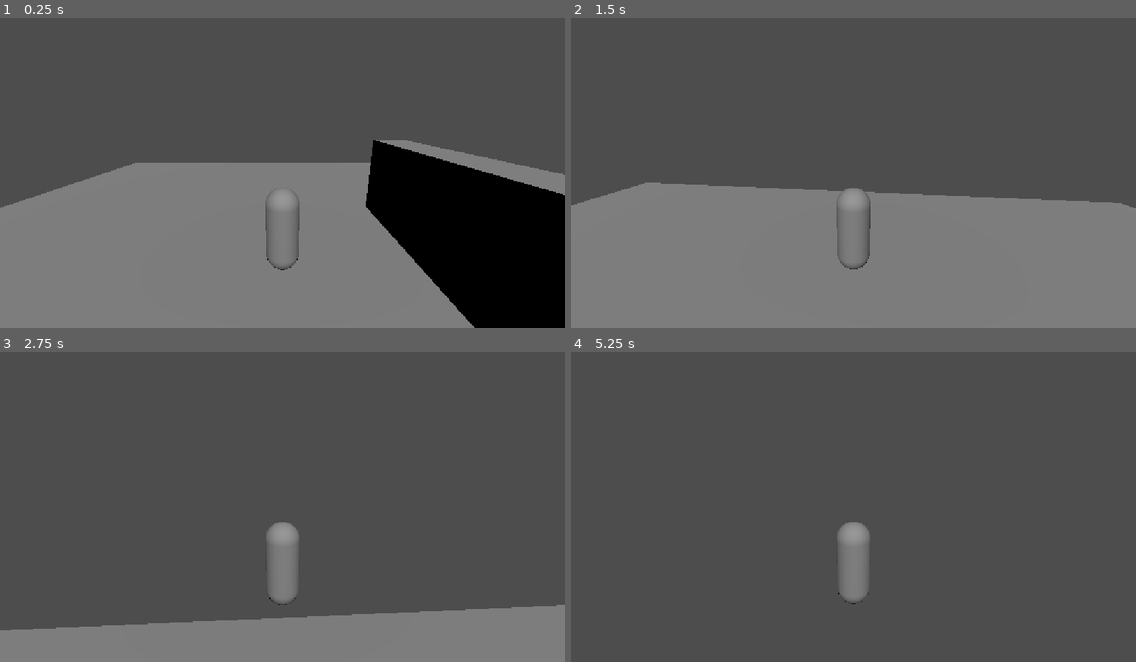
Above: before the commit, frames 1-4 (two rows, left to right).
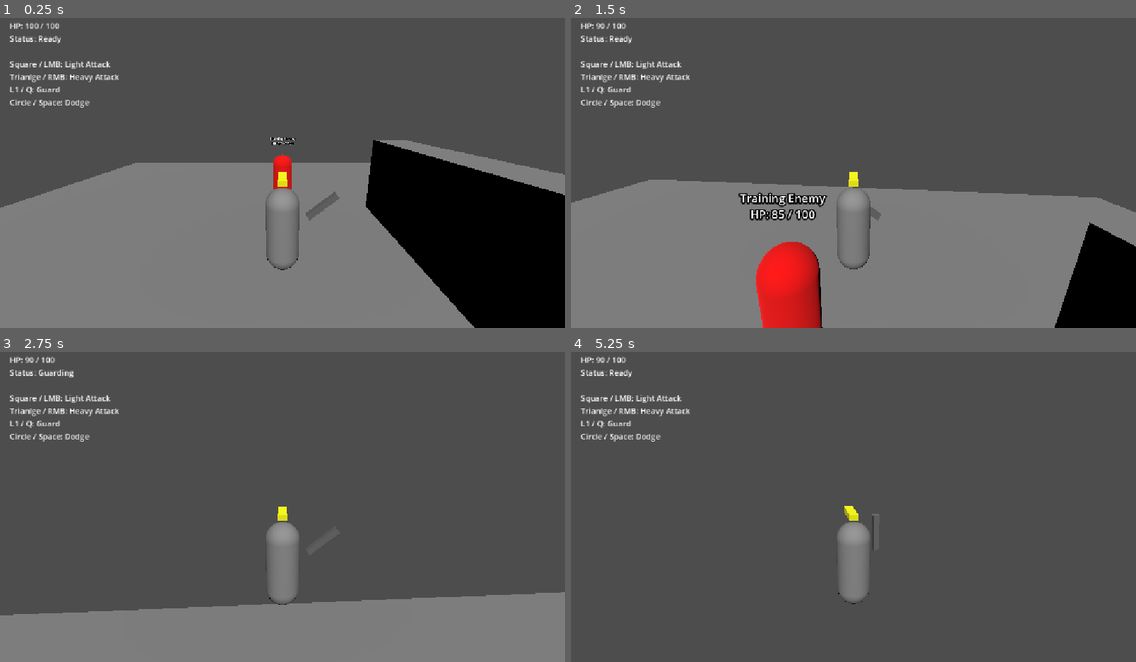
Above: after the commit, the same moments.

Repository: MelodyMan31/guildd-rpg-prototype
Game: Godot game, scene res://scenes/worlds/movement_test.tscn
Same seed, same stepped clock (60 frames per second), same inputs: the game is played once before the commit and once after it.
Inputs (mouse positions are in pixels of both pictures, inside the frame that each line leads up to):
- Up to frame 1 (0.25 s): no input
- Up to frame 2 (1.5 s): tap Enter at 0.5 s; move the mouse to (881, 166) at 0.52 s; hold W (move_forward) from 0.53 s (still down); tap Space (dodge) at 0.6 s; click (881, 166) at 0.8 s; move the mouse to (825, 169) at 1.27 s; click (825, 169) at 1.35 s
- Up to frame 3 (2.75 s): keep holding W (move_forward); tap Q (guard, bound only after the commit) at 1.55 s; move the mouse to (293, 497) at 2.02 s; hold Q (guard, bound only after the commit) from 2.03 s (still down); click (293, 497) at 2.17 s; right-click (293, 497) at 2.3 s
- Up to frame 4 (5.25 s): keep holding W (move_forward); move the mouse to (847, 507) at 2.77 s; release Q (guard, bound only after the commit) at 2.78 s; right-click (847, 507) at 2.85 s; click (847, 507) at 2.92 s; tap Space (dodge) at 3.05, 3.5, 3.6, 5 s; move the mouse to (893, 507) at 3.52 s; click (893, 507) at 3.8 s; tap Enter at 4.25 s; move the mouse to (808, 500) at 4.27 s; click (808, 500) at 4.35 s; tap Q (guard, bound only after the commit) at 4.55 s; move the mouse to (859, 503) at 5.02 s; hold Shift (sprint) from 5.03 s (still down); click (859, 503) at 5.17 s

The runs differ from the first frame. In frame 1, 1.4% of the frame differs, in the area x 1-61%, y 1-66%; in frame 2, 9.3%, in the area x 0-100%, y 1-100%; in frame 3, 5.5%; in frame 4, 1.0%.

Commit message:
Milestone 2: Basic Combat and Enemy AI
Added modular player combat, reusable health components, sword attacks, guarding, a training enemy with basic AI, and a combat HUD. Preserved keyboard and DualSense support.

Diff:
--- a/project.godot
+++ b/project.godot
@@ -46,24 +46,6 @@
 , Object(InputEventJoypadMotion,"resource_local_to_scene":false,"resource_name":"","device":-1,"axis":0,"axis_value":1.0,"script":null)
 ]
 }
-interact={
-"deadzone": 0.2,
-"events": [Object(InputEventKey,"resource_local_to_scene":false,"resource_name":"","device":-1,"window_id":0,"alt_pressed":false,"shift_pressed":false,"ctrl_pressed":false,"meta_pressed":false,"pressed":false,"keycode":0,"physical_keycode":69,"key_label":0,"unicode":101,"location":0,"echo":false,"script":null)
-, Object(InputEventJoypadButton,"resource_local_to_scene":false,"resource_name":"","device":-1,"button_index":0,"pressure":0.0,"pressed":true,"script":null)
-]
-}
-dodge={
-"deadzone": 0.2,
-"events": [Object(InputEventKey,"resource_local_to_scene":false,"resource_name":"","device":-1,"window_id":0,"alt_pressed":false,"shift_pressed":false,"ctrl_pressed":false,"meta_pressed":false,"pressed":false,"keycode":0,"physical_keycode":32,"key_label":0,"unicode":32,"location":0,"echo":false,"script":null)
-, Object(InputEventJoypadButton,"resource_local_to_scene":false,"resource_name":"","device":-1,"button_index":1,"pressure":0.0,"pressed":true,"script":null)
-]
-}
-light_attack={
-"deadzone": 0.2,
-"events": [Object(InputEventMouseButton,"resource_local_to_scene":false,"resource_name":"","device":-1,"window_id":0,"alt_pressed":false,"shift_pressed":false,"ctrl_pressed":false,"meta_pressed":false,"button_mask":1,"position":Vector2(198, 21),"global_position":Vector2(210, 81),"factor":1.0,"button_index":1,"canceled":false,"pressed":true,"double_click":true,"script":null)
-, Object(InputEventJoypadButton,"resource_local_to_scene":false,"resource_name":"","device":-1,"button_index":2,"pressure":0.0,"pressed":true,"script":null)
-]
-}
 camera_left={
 "deadzone": 0.2,
 "events": [Object(InputEventJoypadMotion,"resource_local_to_scene":false,"resource_name":"","device":-1,"axis":2,"axis_value":-1.0,"script":null)
@@ -90,6 +72,36 @@
 , Object(InputEventJoypadButton,"resource_local_to_scene":false,"resource_name":"","device":-1,"button_index":7,"pressure":0.0,"pressed":true,"script":null)
 ]
 }
+dodge={
+"deadzone": 0.2,
+"events": [Object(InputEventKey,"resource_local_to_scene":false,"resource_name":"","device":-1,"window_id":0,"alt_pressed":false,"shift_pressed":false,"ctrl_pressed":false,"meta_pressed":false,"pressed":false,"keycode":0,"physical_keycode":32,"key_label":0,"unicode":32,"location":0,"echo":false,"script":null)
+, Object(InputEventJoypadButton,"resource_local_to_scene":false,"resource_name":"","device":-1,"button_index":1,"pressure":0.0,"pressed":true,"script":null)
+]
+}
+interact={
+"deadzone": 0.2,
+"events": [Object(InputEventKey,"resource_local_to_scene":false,"resource_name":"","device":-1,"window_id":0,"alt_pressed":false,"shift_pressed":false,"ctrl_pressed":false,"meta_pressed":false,"pressed":false,"keycode":0,"physical_keycode":69,"key_label":0,"unicode":101,"location":0,"echo":false,"script":null)
+, Object(InputEventJoypadButton,"resource_local_to_scene":false,"resource_name":"","device":-1,"button_index":0,"pressure":0.0,"pressed":true,"script":null)
+]
+}
+light_attack={
+"deadzone": 0.2,
+"events": [Object(InputEventMouseButton,"resource_local_to_scene":false,"resource_name":"","device":-1,"window_id":0,"alt_pressed":false,"shift_pressed":false,"ctrl_pressed":false,"meta_pressed":false,"button_mask":1,"position":Vector2(198, 21),"global_position":Vector2(210, 81),"factor":1.0,"button_index":1,"canceled":false,"pressed":true,"double_click":true,"script":null)
+, Object(InputEventJoypadButton,"resource_local_to_scene":false,"resource_name":"","device":-1,"button_index":2,"pressure":0.0,"pressed":true,"script":null)
+]
+}
+heavy_attack={
+"deadzone": 0.2,
+"events": [Object(InputEventMouseButton,"resource_local_to_scene":false,"resource_name":"","device":-1,"window_id":0,"alt_pressed":false,"shift_pressed":false,"ctrl_pressed":false,"meta_pressed":false,"button_mask":2,"position":Vector2(295, 18),"global_position":Vector2(307, 78),"factor":1.0,"button_index":2,"canceled":false,"pressed":true,"double_click":false,"script":null)
+, Object(InputEventJoypadButton,"resource_local_to_scene":false,"resource_name":"","device":-1,"button_index":3,"pressure":0.0,"pressed":true,"script":null)
+]
+}
+guard={
+"deadzone": 0.2,
+"events": [Object(InputEventKey,"resource_local_to_scene":false,"resource_name":"","device":-1,"window_id":0,"alt_pressed":false,"shift_pressed":false,"ctrl_pressed":false,"meta_pressed":false,"pressed":false,"keycode":0,"physical_keycode":81,"key_label":0,"unicode":113,"location":0,"echo":false,"script":null)
+, Object(InputEventJoypadButton,"resource_local_to_scene":false,"resource_name":"","device":-1,"button_index":9,"pressure":0.0,"pressed":true,"script":null)
+]
+}
 
 [physics]
 
--- /dev/null
+++ b/scenes/enemies/training_enemy.tscn
@@ -0,0 +1,39 @@
+[gd_scene format=3 uid="uid://ki7mle1eb260"]
+
+[ext_resource type="Script" uid="uid://cpmpt1lw71q8u" path="res://scripts/combat/health.gd" id="1_6ux4j"]
+
+[sub_resource type="GDScript" id="GDScript_6ux4j"]
+
+[sub_resource type="CapsuleShape3D" id="CapsuleShape3D_15bg8"]
+radius = 0.35
+height = 1.8
+
+[sub_resource type="StandardMaterial3D" id="StandardMaterial3D_e0k1j"]
+albedo_color = Color(1, 0, 0, 1)
+
+[sub_resource type="CapsuleMesh" id="CapsuleMesh_6ux4j"]
+radius = 0.35
+height = 1.8
+
+[node name="TrainingEnemy" type="CharacterBody3D" unique_id=1219595146]
+collision_layer = 4
+collision_mask = 3
+script = SubResource("GDScript_6ux4j")
+
+[node name="CollisionShape3D" type="CollisionShape3D" parent="." unique_id=534172034]
+shape = SubResource("CapsuleShape3D_15bg8")
+
+[node name="Visual" type="Node3D" parent="." unique_id=1712704833]
+
+[node name="BodyMesh" type="MeshInstance3D" parent="Visual" unique_id=1564696138]
+material_override = SubResource("StandardMaterial3D_e0k1j")
+mesh = SubResource("CapsuleMesh_6ux4j")
+
+[node name="Health" type="Node" parent="." unique_id=2130581413]
+script = ExtResource("1_6ux4j")
+
+[node name="HPLabel" type="Label3D" parent="." unique_id=1909329587]
+transform = Transform3D(1, 0, 0, 0, 1, 0, 0, 0, 1, 0, 1.4, 0)
+billboard = 1
+text = "Training Enemy"
+font_size = 24
--- a/scenes/player/player.tscn
+++ b/scenes/player/player.tscn
@@ -1,6 +1,8 @@
 [gd_scene format=3 uid="uid://cctc1ift2tvtn"]
 
 [ext_resource type="Script" uid="uid://o6l66e6g57uu" path="res://scripts/player/player.gd" id="1_8afob"]
+[ext_resource type="Script" uid="uid://cpmpt1lw71q8u" path="res://scripts/combat/health.gd" id="2_gmlin"]
+[ext_resource type="Script" uid="uid://i1m51wovkxry" path="res://scripts/player/player_combat.gd" id="3_lvxji"]
 
 [sub_resource type="CapsuleShape3D" id="CapsuleShape3D_hlim7"]
 radius = 0.35
@@ -10,19 +12,34 @@
 radius = 0.35
 height = 1.8
 
-[sub_resource type="BoxMesh" id="BoxMesh_dlsu6"]
-custom_aabb = AABB(0, 0.3, -0.38, 0, 0, 0)
-size = Vector3(0.18, 0.18, 0.12)
+[sub_resource type="StandardMaterial3D" id="StandardMaterial3D_c5bkc"]
+albedo_color = Color(1, 1, 0, 1)
 
-[sub_resource type="StandardMaterial3D" id="StandardMaterial3D_o5qtk"]
-albedo_color = Color(0, 1, 1, 1)
+[sub_resource type="BoxMesh" id="BoxMesh_8afob"]
+size = Vector3(0.18, 0.12, 0.65)
+
+[sub_resource type="StandardMaterial3D" id="StandardMaterial3D_5fh0d"]
+albedo_color = Color(0.41368303, 0.4136831, 0.41368303, 1)
+
+[sub_resource type="BoxMesh" id="BoxMesh_hlim7"]
+size = Vector3(0.13, 0.8, 0.13)
+
+[sub_resource type="BoxShape3D" id="BoxShape3D_dlsu6"]
+size = Vector3(1.7, 1.6, 2.1)
 
 [node name="Player" type="CharacterBody3D" unique_id=1950447967]
 collision_layer = 2
+collision_mask = 5
 script = ExtResource("1_8afob")
 
 [node name="CollisionShape3D" type="CollisionShape3D" parent="." unique_id=1407251439]
 shape = SubResource("CapsuleShape3D_hlim7")
+
+[node name="Health" type="Node" parent="." unique_id=659534847]
+script = ExtResource("2_gmlin")
+
+[node name="Combat" type="Node" parent="." unique_id=1053259325]
+script = ExtResource("3_lvxji")
 
 [node name="Visual" type="Node3D" parent="." unique_id=1611654310]
 
@@ -30,8 +47,25 @@
 mesh = SubResource("CapsuleMesh_5fh0d")
 
 [node name="FacingMarker" type="MeshInstance3D" parent="Visual" unique_id=901971739]
-mesh = SubResource("BoxMesh_dlsu6")
-surface_material_override/0 = SubResource("StandardMaterial3D_o5qtk")
+transform = Transform3D(1, 0, 0, 0, 1, 0, 0, 0, 1, 0, 1.02, -0.27)
+material_override = SubResource("StandardMaterial3D_c5bkc")
+mesh = SubResource("BoxMesh_8afob")
+
+[node name="SwordPivot" type="Node3D" parent="Visual" unique_id=2118113115]
+transform = Transform3D(1, 0, 0, 0, 1, 0, 0, 0, 1, 0.55, 0.15, -0.25)
+
+[node name="Blade" type="MeshInstance3D" parent="Visual/SwordPivot" unique_id=863968848]
+transform = Transform3D(1, 0, 0, 0, 1, 0, 0, 0, 1, 0, 0.4, 0)
+material_override = SubResource("StandardMaterial3D_5fh0d")
+mesh = SubResource("BoxMesh_hlim7")
+
+[node name="AttackArea" type="Area3D" parent="Visual" unique_id=2008653213]
+transform = Transform3D(1, 0, 0, 0, 1, 0, 0, 0, 1, 0, 0, -1.3)
+collision_layer = 0
+collision_mask = 4
+
+[node name="CollisionShape3D" type="CollisionShape3D" parent="Visual/AttackArea" unique_id=366668293]
+shape = SubResource("BoxShape3D_dlsu6")
 
 [node name="CameraPivot" type="Node3D" parent="." unique_id=918691904]
 transform = Transform3D(1, 0, 0, 0, 1, 0, 0, 0, 1, 0, 1.3, 0)
--- a/scenes/worlds/movement_test.tscn
+++ b/scenes/worlds/movement_test.tscn
@@ -1,6 +1,9 @@
 [gd_scene format=3 uid="uid://ct2x265ir2thq"]
 
+[ext_resource type="PackedScene" uid="uid://ki7mle1eb260" path="res://scenes/enemies/training_enemy.tscn" id="2_r4w3x"]
 [ext_resource type="PackedScene" uid="uid://cctc1ift2tvtn" path="res://scenes/player/player.tscn" id="2_syvi4"]
+[ext_resource type="Script" uid="uid://ccn6ms84pkevu" path="res://scripts/enemies/training_enemy.gd" id="3_r4w3x"]
+[ext_resource type="Script" uid="uid://i1aaxurxl04b" path="res://scripts/ui/combat_hud.gd" id="4_db73s"]
 
 [sub_resource type="BoxMesh" id="BoxMesh_hlim7"]
 size = Vector3(20, 0.2, 20)
@@ -38,3 +41,20 @@
 
 [node name="Player" parent="." unique_id=1950447967 instance=ExtResource("2_syvi4")]
 transform = Transform3D(1, 0, 0, 0, 1, 0, 0, 0, 1, 0, 1.05, 0)
+
+[node name="TrainingEnemy" parent="." unique_id=1219595146 instance=ExtResource("2_r4w3x")]
+transform = Transform3D(1, 0, 0, 0, 1, 0, 0, 0, 1, 0, 1.05, -4)
+script = ExtResource("3_r4w3x")
+move_speed = 2.2
+attack_range = 1.55
+attack_damage = 10
+attack_interval = 1.5
+
+[node name="CanvasLayer" type="CanvasLayer" parent="." unique_id=507518631]
+
+[node name="CombatHUD" type="Label" parent="CanvasLayer" unique_id=557442816]
+offset_left = 20.0
+offset_top = 20.0
+offset_right = 60.0
+offset_bottom = 43.0
+script = ExtResource("4_db73s")
--- /dev/null
+++ b/scripts/combat/health.gd
@@ -0,0 +1,32 @@
+class_name HealthComponent
+extends Node
+
+signal health_changed(current: int, maximum: int)
+signal died
+
+@export var max_hp: int = 100
+
+var current_hp: int = 0
+
+# Called when the node enters the scene tree for the first time.
+func _ready() -> void:
+	current_hp = max_hp
+	health_changed.emit(current_hp, max_hp)
+
+func take_damage(amount: int) -> void:
+	if current_hp <= 0 or amount <= 0:
+		return
+
+	current_hp = maxi(current_hp - amount, 0)
+
+	health_changed.emit(current_hp, max_hp)
+
+	if current_hp == 0:
+		died.emit()
+
+func heal(amount: int) -> void:
+	if current_hp <= 0 or amount <= 0:
+		return
+
+	current_hp = mini(current_hp + amount, max_hp)
+	health_changed.emit(current_hp, max_hp)
--- /dev/null
+++ b/scripts/enemies/training_enemy.gd
@@ -0,0 +1,97 @@
+extends CharacterBody3D
+
+# Enemy Settings
+@export var move_speed: float = 2.2
+@export var attack_range: float = 1.55
+@export var attack_damage: int = 10
+@export var attack_interval: float = 1.5
+
+# References
+@onready var health: HealthComponent = $Health
+@onready var visual: Node3D = $Visual
+@onready var hp_label: Label3D = $HPLabel
+
+var player: CharacterBody3D = null
+
+# Internal Variables
+var attack_timer: float = 0.0
+
+var gravity: float = float(ProjectSettings.get_setting("physics/3d/default_gravity"))
+
+func _ready() -> void:
+	add_to_group("enemies")
+
+	player = get_tree().get_first_node_in_group("player") as CharacterBody3D
+
+	health.health_changed.connect(_update_hp_label)
+	health.died.connect(_on_died)
+
+	_update_hp_label(health.current_hp, health.max_hp)
+
+# Enemy Movement and Attacks
+func _physics_process(delta: float) -> void:
+	if health.current_hp <= 0:
+		return
+
+	if not is_instance_valid(player):
+		return
+
+	attack_timer = maxf(attack_timer - delta, 0.0)
+
+	var direction: Vector3 = (player.global_position - global_position)
+
+	direction.y = 0.0
+
+	var distance: float = direction.length()
+
+	# Always Face the Player
+	if distance > 0.01:
+		var target_angle: float = atan2(-direction.x, -direction.z)
+
+		visual.rotation.y = lerp_angle(
+			visual.rotation.y,
+			target_angle,
+			minf(8.0 * delta, 1.0)
+		)
+
+	# Approach the Player
+	if distance > attack_range:
+		var move_direction: Vector3 = direction.normalized()
+
+		velocity.x = move_direction.x * move_speed
+		velocity.z = move_direction.z * move_speed
+
+	else:
+		# Stop and Attack
+		velocity.x = 0.0
+		velocity.z = 0.0
+
+		if attack_timer <= 0.0:
+			var player_combat: Node = player.get_node_or_null("Combat")
+
+			if player_combat != null:
+				player_combat.call("receive_damage", attack_damage)
+
+			attack_timer = attack_interval
+
+	# Apply Gravity
+	if not is_on_floor():
+		velocity.y -= gravity * delta
+	else:
+		velocity.y = -0.1
+
+	move_and_slide()
+
+# Damage and Death
+func take_damage(amount: int) -> void:
+	health.take_damage(amount)
+
+func _update_hp_label(current: int, maximum: int) -> void:
+	hp_label.text = (
+		"Training Enemy\nHP: %d / %d"
+		% [current, maximum]
+	)
+
+func _on_died() -> void:
+	print("Training Enemy defeated!")
+	queue_free()
--- a/scripts/player/player.gd
+++ b/scripts/player/player.gd
@@ -32,6 +32,8 @@
 var dodge_direction: Vector3 = Vector3.FORWARD
 
 func _ready() -> void:
+	add_to_group("player")
+
 	# Prevent the camera from colliding with our player
 	spring_arm.add_excluded_object(get_rid())
 
--- /dev/null
+++ b/scripts/player/player_combat.gd
@@ -0,0 +1,118 @@
+extends Node
+
+# Attack Settings
+@export var light_damage: int = 15
+@export var heavy_damage: int = 30
+
+@export var light_recovery: float = 0.45
+@export var heavy_recovery: float = 0.9
+
+# 0.35 means 35% damage gets through guard
+@export var guard_damage_multiplier: float = 0.35
+
+# Node References
+@onready var health: HealthComponent = $"../Health"
+@onready var attack_area: Area3D = $"../Visual/AttackArea"
+@onready var sword_pivot: Node3D = $"../Visual/SwordPivot"
+
+# Internal Variables
+var recovery_left: float = 0.0
+
+# Called when the node enters the scene tree for the first time.
+func _ready() -> void:
+	sword_pivot.rotation_degrees.z = -50.0
+	health.died.connect(_on_player_died)
+
+# Called every frame. 'delta' is the elapsed time since the previous frame.
+func _physics_process(delta: float) -> void:
+	if health.current_hp <= 0:
+		return
+
+	recovery_left = maxf(recovery_left - delta, 0.0)
+
+	if Input.is_action_just_pressed("light_attack"):
+		_try_attack(light_damage, light_recovery, "Light")
+
+	elif Input.is_action_just_pressed("heavy_attack"):
+		_try_attack(heavy_damage, heavy_recovery, "Heavy")
+
+# Attack Handling
+func _try_attack(
+	damage: int,
+	recovery: float,
+	attack_name: String
+) -> void:
+
+	# Cannot attack during recovery or while guarding
+	if recovery_left > 0.0:
+		return
+
+	if Input.is_action_pressed("guard"):
+		return
+
+	recovery_left = recovery
+
+	_swing_sword()
+
+	var enemies_hit: int = 0
+
+	for body in attack_area.get_overlapping_bodies():
+
+		if body.is_in_group("enemies"):
+			if body.has_method("take_damage"):
+				body.call("take_damage", damage)
+				enemies_hit += 1
+
+	print(
+		attack_name,
+		" attack! Damage: ",
+		damage,
+		" | Enemies hit: ",
+		enemies_hit
+	)
+
+# Placeholder sword swing
+func _swing_sword() -> void:
+	sword_pivot.rotation_degrees.z = -50.0
+
+	var swing: Tween = create_tween()
+
+	swing.tween_property(
+		sword_pivot,
+		"rotation_degrees:z",
+		65.0,
+		0.15
+	)
+
+	swing.tween_property(
+		sword_pivot,
+		"rotation_degrees:z",
+		-50.0,
+		0.2
+	)
+
+# Receiving damage
+func receive_damage(amount: int) -> void:
+	if health.current_hp <= 0:
+		return
+
+	var final_damage: int = amount
+
+	if Input.is_action_pressed("guard"):
+		final_damage = maxi(
+			1,
+			int(round(amount * guard_damage_multiplier))
+		)
+		print("Attack guarded!")
+
+	health.take_damage(final_damage)
+
+	print(
+		"Player took ",
+		final_damage,
+		" damage. HP: ",
+		health.current_hp
+	)
+
+func _on_player_died() -> void:
+	print("Player defeated! Restart the test scene.")
--- /dev/null
+++ b/scripts/ui/combat_hud.gd
@@ -0,0 +1,27 @@
+extends Label
+
+@onready var player: Node = get_tree().get_first_node_in_group("player")
+
+@onready var health: HealthComponent = player.get_node("Health") as HealthComponent
+
+func _process(delta: float) -> void:
+	var status: String = "Ready"
+
+	if health.current_hp <= 0:
+		status = "Defeated"
+
+	elif Input.is_action_pressed("guard"):
+		status = "Guarding"
+
+	text = (
+		"HP: %d / %d\n"
+		+ "Status: %s\n\n"
+		+ "Square / LMB: Light Attack\n"
+		+ "Trianlge / RMB: Heavy Attack\n"
+		+ "L1 / Q: Guard\n"
+		+ "Circle / Space: Dodge"
+	) % [
+		health.current_hp,
+		health.max_hp,
+		status
+	]
Not shown, added: scripts/combat/health.gd.uid
Not shown, added: scripts/enemies/training_enemy.gd.uid
Not shown, added: scripts/player/player_combat.gd.uid
Not shown, added: scripts/ui/combat_hud.gd.uid
